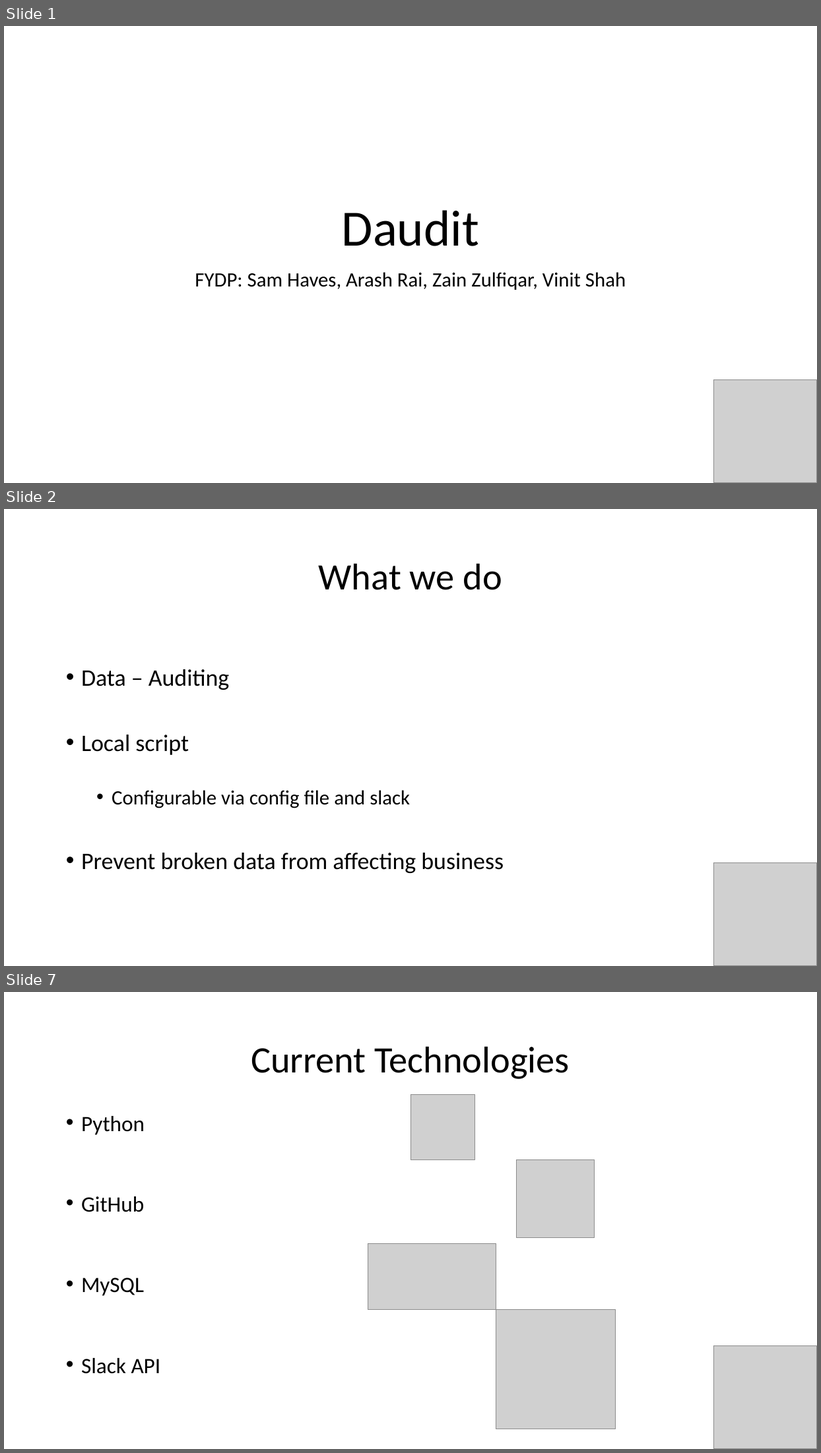
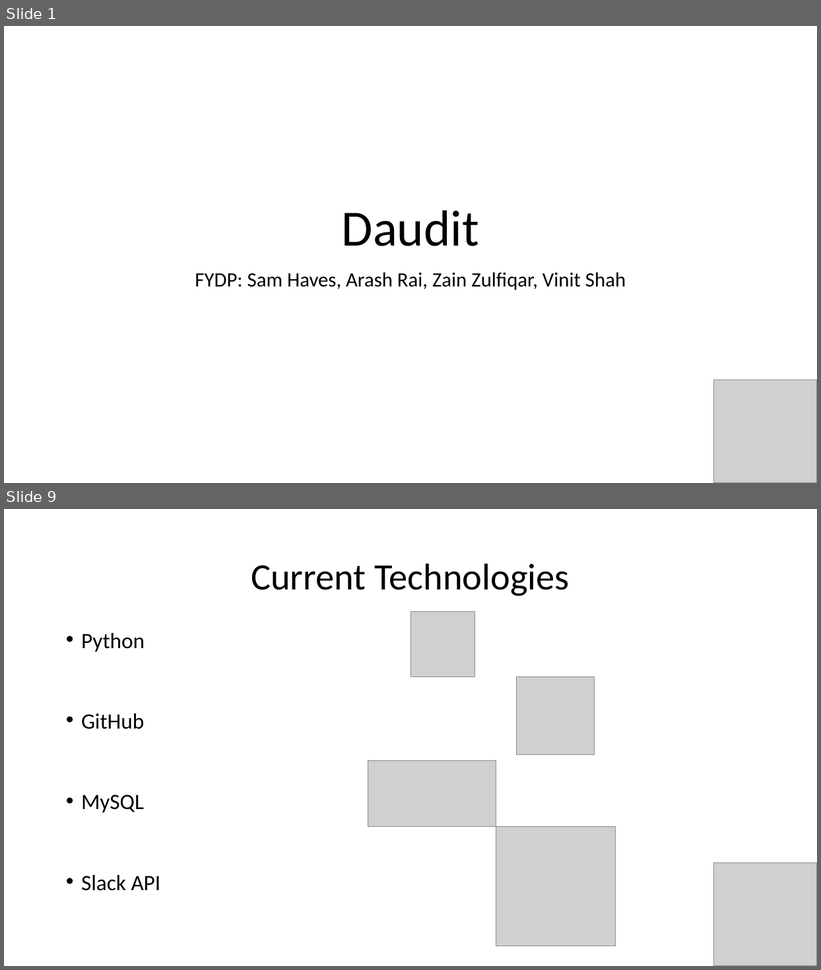
Before and after one commit to havess/daudit, a slide deck: midterm_presentation.pptx. Shown one above the other, each under a label of ours: slides 1, 2 and 7 before the commit, slides 1 and 9 after it; the slides between them are not shown. The pictures are 821x1453 and 821x970 pixels, drawn with LibreOffice and Linux fonts; fonts in the diff are those of the drawing; grey boxes stand for pictures. Boxes give left, top, right and bottom in pixels: in the first picture for what was removed or moved away, otherwise in the second. Text is boxed around its words. In the diff, an @@ line names an element or a change of style, - is before the commit and + after.

```diff
--- a/midterm_presentation.pptx
+++ b/midterm_presentation.pptx
@@ slide 2 removed at (x1=4, y1=509, x2=817, y2=966), background #FFFFFF @@
@@ title removed at (x1=319, y1=563, x2=502, y2=590) @@
-What we do
@@ text removed at (x1=81, y1=669, x2=504, y2=873) @@
-• Data – Auditing
-• Local script
-  • Configurable via config file and slack
-• Prevent broken data from affecting business
@@ picture removed at (x1=714, y1=863, x2=817, y2=966) @@
@@ what was slide 7 is now slide 9 @@
```
Also in this commit, not shown: 7 slides added, 10 other slides removed, 6 other files.
